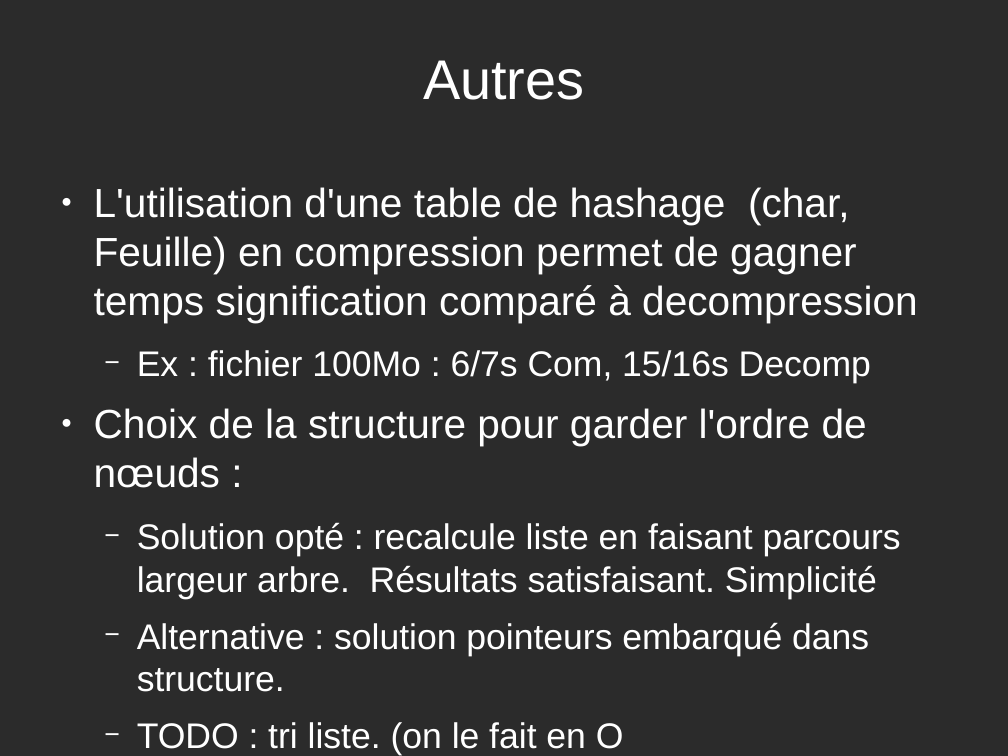
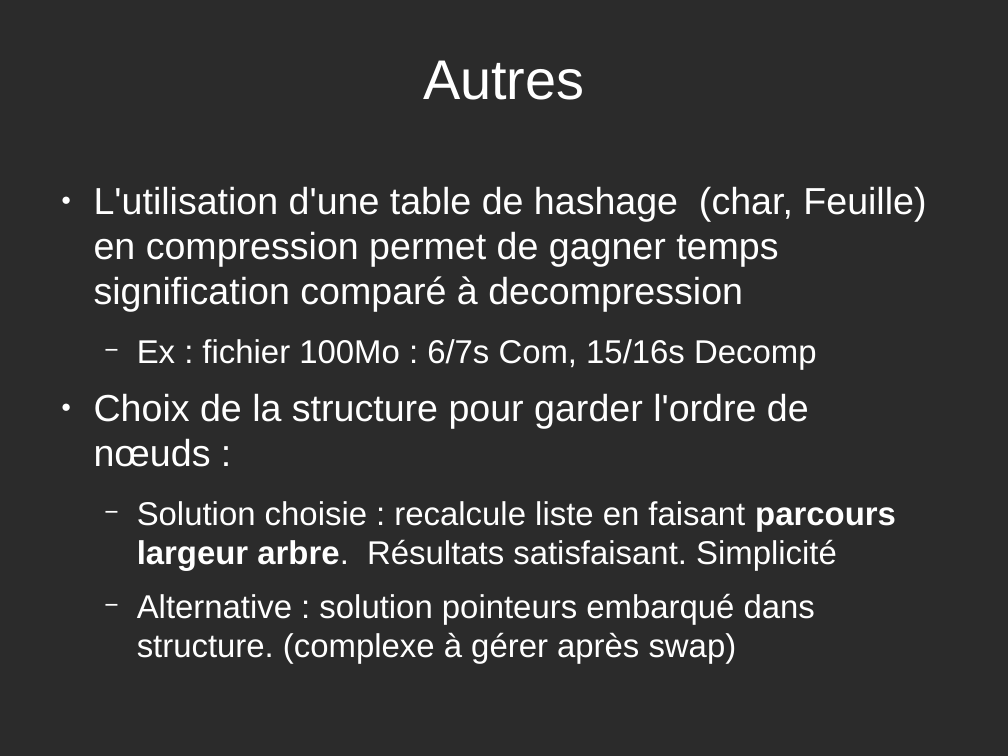
Before and after one commit to AdrieanKhisbe/asHuffman, a slide deck: slide 4 of rapport/soutenanceASH.odp. Drawn at 1008x756 pixels with LibreOffice and Linux fonts; fonts in the diff are those of the drawing; background and template pictures are left out; a plain dark background stands for a picture behind light text. Boxes give left, top, right and bottom in pixels: in the first picture for what was removed or moved away, otherwise in the second. Text is boxed around its words. In the diff, an @@ line names an element or a change of style, - is before the commit and + after.

```diff
--- a/rapport/soutenanceASH.odp
+++ b/rapport/soutenanceASH.odp
@@ text at bbox=[94, 186, 926, 467]: size 32 to 29.6 pt in "L'utilisation d'une table de hashage (char, Feuille) ...", "Choix de la structure pour garder l'ordre ..."; size 28 to 25.9 pt in "Ex : fichier 100Mo : 6/7s Com, ..." @@
@@ text at bbox=[137, 501, 896, 625]: text changed; size 28 to 25.9 pt @@
-  − Solution opté : recalcule liste en faisant parcours largeur arbre. Résultats satisfaisant. Simplicité
-  − Alternative : solution pointeurs embarqué dans structure.
-  − TODO : tri liste. (on le fait en O
+  − Solution choisie : recalcule liste en faisant parcours largeur arbre. Résultats satisfaisant. Simplicité
+  − Alternative : solution pointeurs embarqué dans structure. (complexe à gérer après swap)
```
Also in this commit, not shown: 4 other slides changed.
